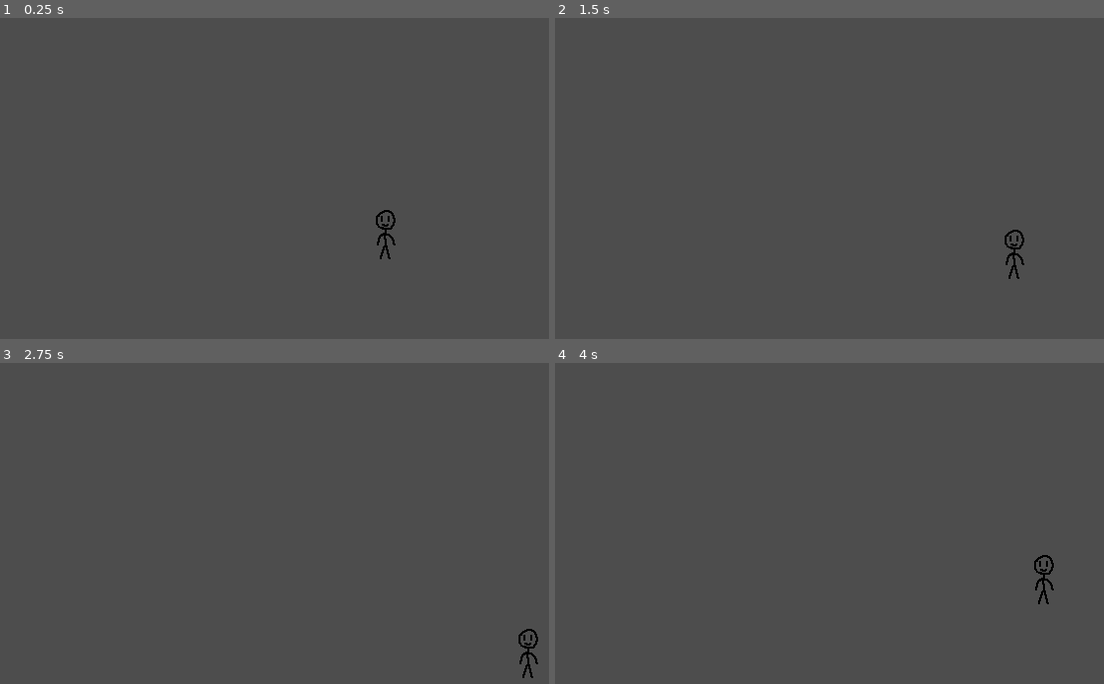
Above: before the commit, frames 1-4 (two rows, left to right).
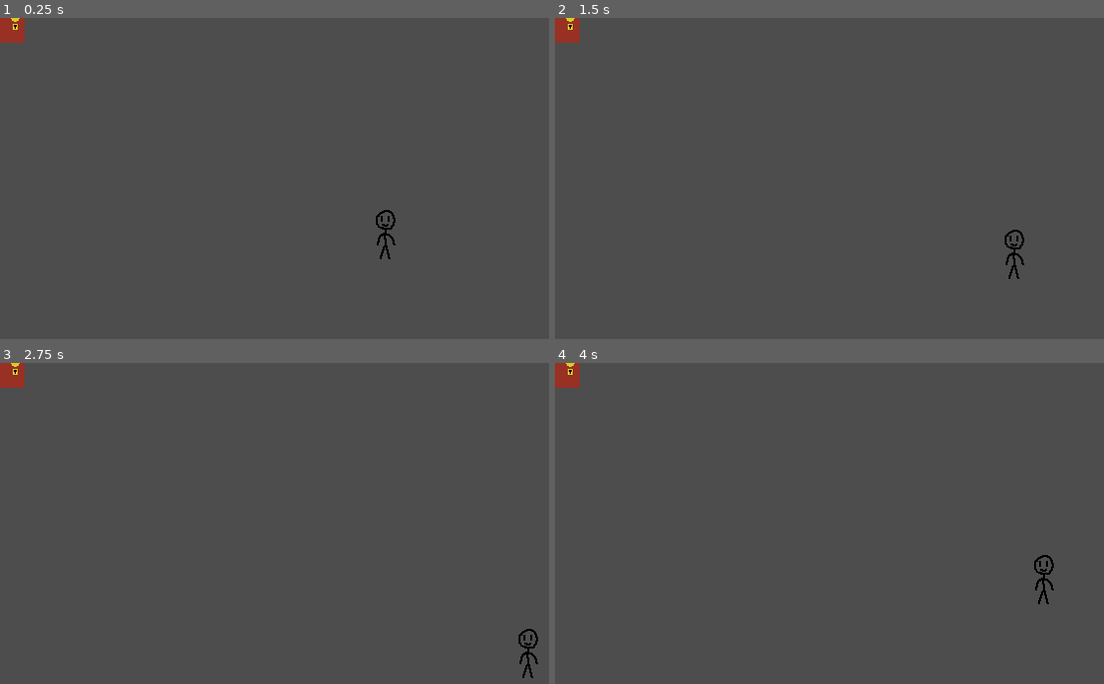
Above: after the commit, the same moments.

Repository: dullxxisdead/My-Godot-Journey
Game: Godot game, scene res://main_node_2d.tscn
The game is run twice, just before and just after one commit, with the same random seed, the same clock (stepped at 60 frames per second) and the same inputs.
Inputs:
- Up to frame 1 (0.25 s): no input
- Up to frame 2 (1.5 s): tap Enter at 0.5 s; hold D (MovePlayerRight) 0.53-1.28 s; tap F (PlayerAction) at 0.6, 1.35 s; hold S (MovePlayerDown) from 1.28 s (still down)
- Up to frame 3 (2.75 s): release S (MovePlayerDown) at 2.03 s; hold D (MovePlayerRight) from 2.03 s (still down); tap F (PlayerAction) at 2.1 s
- Up to frame 4 (4 s): tap Space at 2.75 s; release D (MovePlayerRight) at 2.78 s; hold W (MovePlayerUP) 2.78-3.53 s; tap F (PlayerAction) at 2.85, 3.6 s; hold A (MovePlayerLeft) from 3.53 s (still down)

The runs differ from the first frame. In frame 1, 0.3% of the frame differs, in the area x 0-5%, y 0-8%; in frame 2, 0.3%; in frame 3, 0.3%; in frame 4, 0.3%.

Commit message:
b

Diff:
--- /dev/null
+++ b/interactive-door/door.gd
@@ -0,0 +1,19 @@
+extends Node2D
+
+var is_door_open = false
+
+func door_interaction():
+	if Input.is_action_just_pressed("PlayerAction"):
+		if is_door_open == false:
+			open_door()
+		else:
+			return
+	elif Input.is_action_just_pressed("PlayerAction"):
+		if is_door_open == true:
+			close_door()
+
+func open_door():
+	pass
+
+func close_door():
+	pass
--- a/interactive-door/main_node_2d.tscn
+++ b/interactive-door/main_node_2d.tscn
@@ -2,6 +2,8 @@
 
 [ext_resource type="Script" uid="uid://dq5ca8wg8rd7a" path="res://player.gd" id="1_f73ox"]
 [ext_resource type="Texture2D" uid="uid://c2ktovkgekwak" path="res://Sprites/Player_main.png" id="1_wqkee"]
+[ext_resource type="Script" uid="uid://c7f1sbqwfvoyt" path="res://door.gd" id="3_45nqt"]
+[ext_resource type="Texture2D" uid="uid://dbhq1pw8hf48b" path="res://Sprites/Door Locked.png" id="4_3v44e"]
 
 [sub_resource type="RectangleShape2D" id="RectangleShape2D_822dq"]
 size = Vector2(29, 53)
@@ -17,3 +19,9 @@
 
 [node name="CollisionShape2D" type="CollisionShape2D" parent="Player" unique_id=945573357]
 shape = SubResource("RectangleShape2D_822dq")
+
+[node name="Door" type="Node2D" parent="." unique_id=105114842]
+script = ExtResource("3_45nqt")
+
+[node name="Sprite2D" type="Sprite2D" parent="Door" unique_id=1562474129]
+texture = ExtResource("4_3v44e")
--- a/interactive-door/player.gd
+++ b/interactive-door/player.gd
@@ -4,16 +4,16 @@
 
 func _physics_process(delta: float) -> void:
 	if Input.is_action_pressed("MovePlayerUP"):
-		velocity.y = -100
+		velocity.y = -speed
 	elif Input.is_action_pressed("MovePlayerDown"):
-		velocity.y = 100
+		velocity.y = speed
 	else:
 		velocity.y = 0
 
 	if Input.is_action_pressed("MovePlayerLeft"):
-		velocity.x = -100
+		velocity.x = -speed
 	elif Input.is_action_pressed("MovePlayerRight"):
-		velocity.x = 100
+		velocity.x = speed
 	else:
 		velocity.x = 0
 	velocity = velocity.normalized() * speed
Binary file added: interactive-door/Sprites/Door Locked.png
Not shown, added: interactive-door/Sprites/Door Locked.png.import
Not shown, added: interactive-door/door.gd.uid
